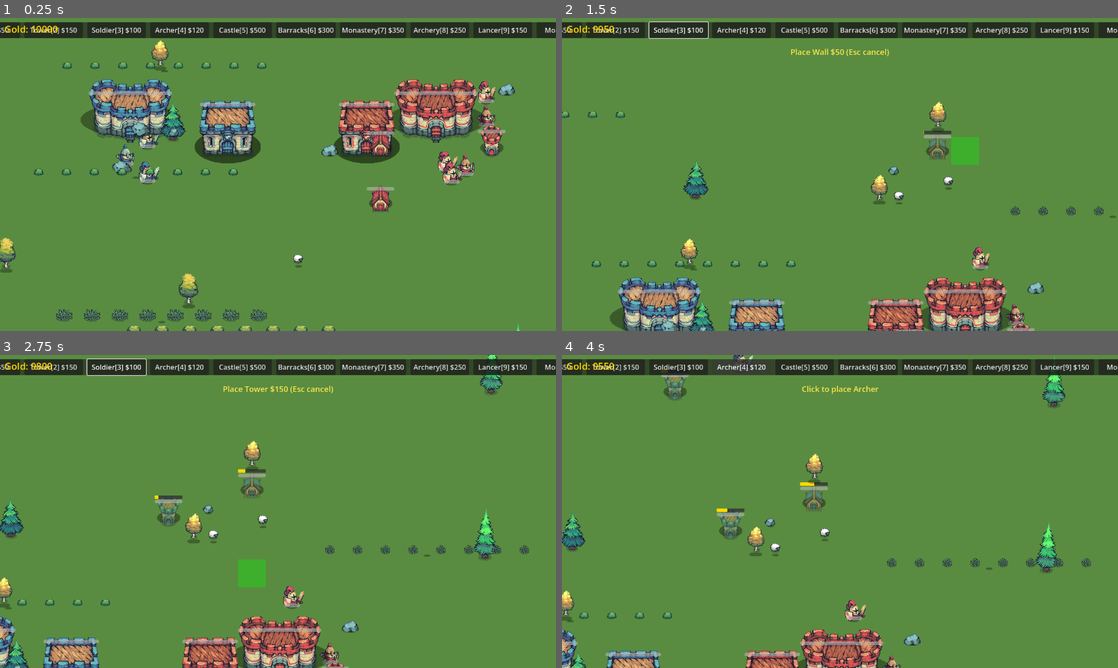
Above: before the commit, frames 1-4 (two rows, left to right).
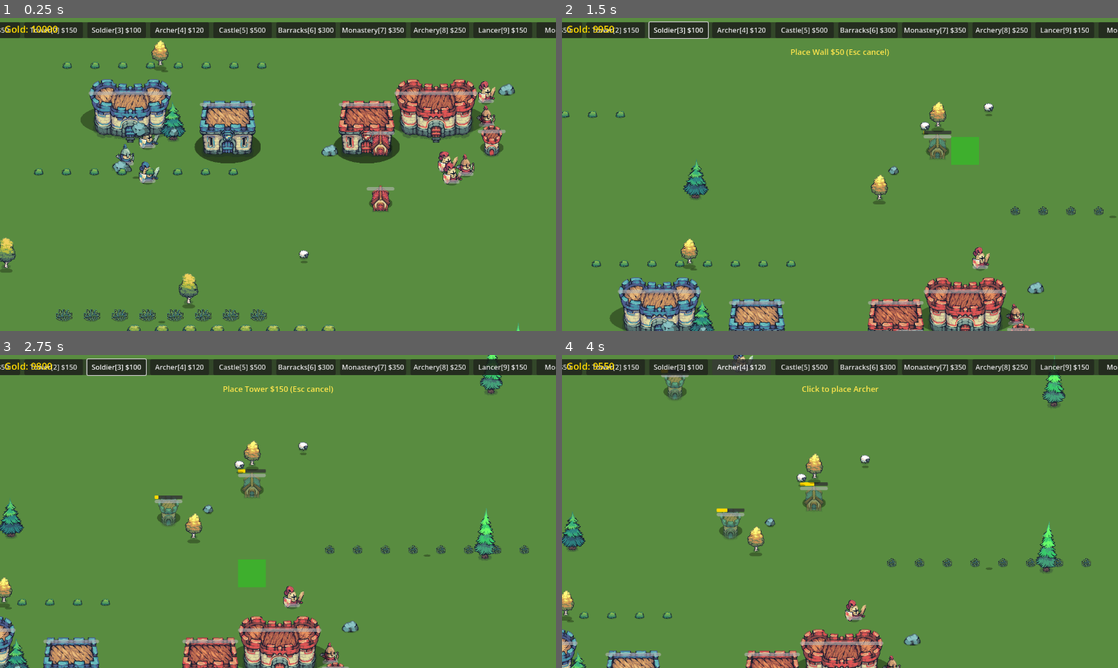
Above: after the commit, the same moments.

Repository: IguanaYu/godot_rts_start
Game: Godot game, scene res://scenes/main.tscn
Same seed, same stepped clock (60 frames per second), same inputs: the game is played once before the commit and once after it.
Inputs (mouse positions are in pixels of both pictures, inside the frame that each line leads up to):
- Up to frame 1 (0.25 s): no input
- Up to frame 2 (1.5 s): click "Tower[2] $150" at 0.5 s; tap Enter at 1.25 s; move the mouse to (962, 158) at 1.27 s; hold Right from 1.28 s (still down); tap 1 at 1.35 s; click (962, 158) at 1.42 s
- Up to frame 3 (2.75 s): tap 2 at 1.55 s; release Right at 2 s; drag from (166, 527) to (250, 574) at 2.02 s
- Up to frame 4 (4 s): click "Soldier[3] $100" at 2.75 s; click "Archer[4] $120" at 3.5 s

The runs differ from the first frame. In frame 1, less than 0.1% of the frame differs, in the area x 52-56%, y 74-80%; in frame 2, 0.2%; in frame 3, 0.2%, in the area x 37-56%, y 27-61%; in frame 4, 0.2%.

Commit message:
添加多地图关卡系统架构：数据驱动重构 + 修复CapturePoint/WaveManager bug
- 新增MapConfig资源类，支持数据驱动地图配置
- 新增VictoryCondition胜利条件基类，可扩展
- 新增WaveManager波次管理器，支持清波后再下一波模式
- 新增CapturePoint占领点系统
- 新增VictoryDestroyBase摧毁基地胜利条件
- 重构main.gd为数据驱动：动态UI/生成/胜利条件
- 新增地图2（基础进攻）场景和配置
- 修复CapturePoint Team枚举与Unit.Team不匹配
- 修复WaveManager无clear_then_next模式
- 修复环境生成范围硬编码，改用map_bounds动态计算

Diff:
--- /dev/null
+++ b/resources/map2_config.tres
@@ -0,0 +1,46 @@
+[gd_resource type="Resource" script_class="MapConfig" load_steps=2 format=3 uid="uid://m7f6k2n8o3p1q"]
+
+[ext_resource type="Script" path="res://scripts/map_config.gd" id="1_abc12"]
+
+[resource]
+script = ExtResource("1_abc12")
+map_name = "Basic Attack"
+map_bounds = Rect2(-500, -500, 2000, 1700)
+nav_bounds = Array[Vector2]([Vector2(-500, -500), Vector2(1500, -500), Vector2(1500, 1200), Vector2(-500, 1200)])
+initial_gold = 10000
+camera_start = Vector2(500, 350)
+
+player_units = Array[Dictionary]( [
+	{"type": 0, "pos": Vector2(200, 200)},
+	{"type": 0, "pos": Vector2(200, 280)},
+	{"type": 0, "pos": Vector2(200, 360)},
+	{"type": 1, "pos": Vector2(150, 240)},
+	{"type": 1, "pos": Vector2(150, 320)}
+] )
+
+player_buildings = Array[Dictionary]( [
+	{"type": 2, "grid_pos": Vector2i(1, 2)},
+	{"type": 3, "grid_pos": Vector2i(5, 3)}
+] )
+
+enemy_units = Array[Dictionary]( [
+	{"type": 0, "pos": Vector2(900, 200)},
+	{"type": 0, "pos": Vector2(900, 280)},
+	{"type": 0, "pos": Vector2(900, 360)},
+	{"type": 1, "pos": Vector2(950, 240)},
+	{"type": 1, "pos": Vector2(950, 320)}
+] )
+
+enemy_buildings = Array[Dictionary]( [
+	{"type": 2, "grid_pos": Vector2i(12, 2)},
+	{"type": 3, "grid_pos": Vector2i(10, 3)},
+	{"type": 1, "grid_pos": Vector2i(15, 4)},
+	{"type": 0, "grid_pos": Vector2i(11, 4)},
+	{"type": 0, "grid_pos": Vector2i(11, 6)}
+] )
+
+environment = {"trees": 15, "rocks": 10, "bushes": 12, "sheep": 5}
+
+available_items = Array[int]( [1, 2, 5, 6, 3, 4, 7, 8, 9, 10] )
+
+map_description = "Build your base and destroy the enemy castle to win!"
--- /dev/null
+++ b/scenes/maps/map_2.tscn
@@ -0,0 +1,64 @@
+[gd_scene load_steps=4 format=3 uid="uid://map2scene0001"]
+
+[ext_resource type="Script" path="res://scripts/main.gd" id="main_script"]
+[ext_resource type="Resource" path="res://resources/map2_config.tres" id="map2_config"]
+[ext_resource type="Script" path="res://scripts/victory_destroy_base.gd" id="victory_destroy_base"]
+
+[sub_resource type="NavigationPolygon" id="NavPoly_1"]
+vertices = PackedVector2Array(-500, -500, 1500, -500, 1500, 1200, -500, 1200)
+polygons = [PackedInt32Array(0, 1, 2, 3)]
+
+[node name="Map2" type="Node2D"]
+script = ExtResource("main_script")
+map_config = ExtResource("map2_config")
+
+[node name="Ground" type="ColorRect" parent="."]
+offset_left = -500.0
+offset_top = -500.0
+offset_right = 1500.0
+offset_bottom = 1200.0
+color = Color(0.35, 0.55, 0.25, 1)
+
+[node name="NavigationRegion2D" type="NavigationRegion2D" parent="."]
+navigation_polygon = SubResource("NavPoly_1")
+
+[node name="Camera2D" type="Camera2D" parent="."]
+
+[node name="PlayerUnits" type="Node2D" parent="."]
+
+[node name="EnemyUnits" type="Node2D" parent="."]
+
+[node name="Buildings" type="Node2D" parent="."]
+
+[node name="SelectionBox" type="ColorRect" parent="."]
+visible = false
+color = Color(0.4, 0.7, 1, 0.25)
+mouse_filter = 2
+
+[node name="PreviewRect" type="ColorRect" parent="."]
+visible = false
+color = Color(0, 1, 0, 0.3)
+mouse_filter = 2
+
+[node name="ResultLabel" type="Label" parent="."]
+offset_left = 350.0
+offset_top = 300.0
+offset_right = 650.0
+offset_bottom = 400.0
+theme_override_font_sizes/font_size = 48
+horizontal_alignment = 1
+vertical_alignment = 1
+text = ""
+
+[node name="AttackMoveIndicator" type="Label" parent="."]
+offset_left = 10.0
+offset_top = 10.0
+offset_right = 200.0
+offset_bottom = 40.0
+theme_override_colors/font_color = Color(1, 0.8, 0.2, 1)
+theme_override_font_sizes/font_size = 20
+text = "Attack Move (Click)"
+visible = false
+
+[node name="VictoryDestroyBase" type="Node" parent="."]
+script = ExtResource("victory_destroy_base")
--- /dev/null
+++ b/scripts/capture_point.gd
@@ -0,0 +1,146 @@
+class_name CapturePoint
+extends Area2D
+
+const UnitScript := preload("res://scripts/unit.gd")
+
+enum RewardType { GOLD, UNITS, CUSTOM }
+
+@export var capture_radius: float = 100.0
+@export var capture_speed: float = 20.0  # Progress per second when dominant
+
+@export var reward_type: RewardType = RewardType.GOLD
+@export var reward_gold: int = 500
+@export var reward_units: Array[Dictionary] = []
+@export var reward_custom: String = ""
+
+# Trigger conditions
+@export var trigger_on_start: bool = true
+@export var trigger_on_kill_all: bool = false
+@export var trigger_on_destroy_building: NodePath = ""
+
+var capture_progress: float = 0.0  # 0 to 100
+var capturing_team: int = -1  # -1=neutral, 0=player, 1=enemy (matches Unit.Team)
+var captured_by: int = -1
+var is_active: bool = false
+
+var game_controller: Node2D = null
+
+signal captured(team: int)
+signal capture_progress_changed(team: int, progress: float)
+
+func _ready() -> void:
+	body_entered.connect(_on_body_entered)
+	body_exited.connect(_on_body_exited)
+
+	# Setup collision
+	var collision := CollisionShape2D.new()
+	var shape := CircleShape2D.new()
+	shape.radius = capture_radius
+	collision.shape = shape
+	add_child(collision)
+
+	# Setup visual
+	_setup_visual()
+
+	if trigger_on_start:
+		activate()
+
+func _setup_visual() -> void:
+	var sprite := ColorRect.new()
+	sprite.name = "CaptureRing"
+	sprite.size = Vector2(capture_radius * 2, capture_radius * 2)
+	sprite.position = Vector2(-capture_radius, -capture_radius)
+	sprite.color = Color(1, 1, 1, 0.1)
+	sprite.z_index = 5
+	add_child(sprite)
+
+func set_game_controller(gc: Node2D) -> void:
+	game_controller = gc
+
+func activate() -> void:
+	is_active = true
+	visible = true
+
+func deactivate() -> void:
+	is_active = false
+	visible = false
+
+func _process(delta: float) -> void:
+	if not is_active:
+		return
+
+	var player_count := 0
+	var enemy_count := 0
+
+	for body in get_overlapping_bodies():
+		if not body is CharacterBody2D:
+			continue
+		if body.has_method("is_dead") and body.is_dead():
+			continue
+		if body.has_method("get"):
+			var team = body.get("team")
+			if team == UnitScript.Team.PLAYER:
+				player_count += 1
+			elif team == UnitScript.Team.ENEMY:
+				enemy_count += 1
+
+	# Determine dominant team
+	var dominant_team := -1
+	if player_count > enemy_count:
+		dominant_team = UnitScript.Team.PLAYER
+	elif enemy_count > player_count:
+		dominant_team = UnitScript.Team.ENEMY
+
+	# Update capture progress
+	if dominant_team != -1:
+		if captured_by == -1 or captured_by == dominant_team:
+			capture_progress += capture_speed * delta
+		else:
+			capture_progress -= capture_speed * delta * 1.5
+
+		capture_progress = clamp(capture_progress, 0.0, 100.0)
+		capturing_team = dominant_team
+
+		capture_progress_changed.emit(capturing_team, capture_progress)
+
+		# Check capture complete
+		if capture_progress >= 100.0 and captured_by != capturing_team:
+			captured_by = capturing_team
+			captured.emit(captured_by)
+			_grant_reward()
+	else:
+		if captured_by == -1:
+			capture_progress = max(0.0, capture_progress - capture_speed * delta * 0.5)
+
+func _grant_reward() -> void:
+	if game_controller == null:
+		return
+
+	match reward_type:
+		RewardType.GOLD:
+			if game_controller.has_method("add_gold"):
+				game_controller.call("add_gold", reward_gold)
+		RewardType.UNITS:
+			if game_controller.has_method("spawn_unit_near"):
+				for unit_data in reward_units:
+					var type = unit_data.get("type", 0)
+					var count = unit_data.get("count", 1)
+					for i in count:
+						game_controller.call("spawn_unit_near", type, global_position, captured_by)
+		RewardType.CUSTOM:
+			pass
+
+func _on_body_entered(body: Node2D) -> void:
+	pass
+
+func _on_body_exited(body: Node2D) -> void:
+	pass
+
+func get_capture_progress() -> float:
+	return capture_progress
+
+func get_captured_by() -> int:
+	return captured_by
+
+func is_captured() -> bool:
+	return captured_by != -1
--- a/scripts/main.gd
+++ b/scripts/main.gd
@@ -2,8 +2,17 @@
 
 const UnitScript := preload("res://scripts/unit.gd")
 const BuildingScript := preload("res://scripts/building.gd")
+const MapConfigScript := preload("res://scripts/map_config.gd")
 const GRID_SIZE := 64
-const NAV_BOUNDS := [Vector2(-500, -500), Vector2(1500, -500), Vector2(1500, 1200), Vector2(-500, 1200)]
+
+# Map configuration - set in scene or loaded from config
+@export var map_config: MapConfigScript = null
+
+# Victory condition node reference
+var victory_condition: VictoryCondition = null
+
+# Fallback defaults if no config loaded
+var NAV_BOUNDS := [Vector2(-500, -500), Vector2(1500, -500), Vector2(1500, 1200), Vector2(-500, 1200)]
 
 enum PlaceMode { NONE, WALL, TOWER, CASTLE, BARRACKS, SOLDIER, ARCHER, MONASTERY, ARCHERY_RANGE, LANCER, MONK_UNIT }
 
@@ -55,6 +64,9 @@
 var gold: int = 10000
 var gold_label: Label
 
+# Dynamic key mapping (filled in _ready based on available_items)
+var key_to_mode: Dictionary = {}
+
 # === 相机控制 ===
 var camera_speed: float = 600.0
 var edge_margin: float = 30.0
@@ -71,16 +83,48 @@
 	result_label.visible = false
 	attack_move_indicator.visible = false
 	preview_rect.visible = false
+
+	# Load map config if set
+	_load_from_config()
+
 	_create_ui()
-	_spawn_initial()
+	_spawn_from_config()
 	_create_grid()
 	_spawn_environment()
+
+	# Setup victory condition
+	_setup_victory_condition()
 
 	# 相机平滑设置
 	camera.position_smoothing_enabled = true
 	camera.position_smoothing_speed = 10.0
 
+	# Set camera start position
+	if map_config != null:
+		camera.position = map_config.camera_start
+
 	await get_tree().process_frame
+
+func _load_from_config() -> void:
+	if map_config == null:
+		return
+
+	# Update constants from config
+	NAV_BOUNDS = map_config.nav_bounds
+	map_bounds = map_config.map_bounds
+	gold = map_config.initial_gold
+
+func _setup_victory_condition() -> void:
+	# Find VictoryCondition child node
+	for child in get_children():
+		if child is VictoryCondition:
+			victory_condition = child
+			victory_condition.game_ended.connect(_on_game_ended)
+			break
+
+func _on_game_ended(result: String) -> void:
+	result_label.text = "Victory!" if result == "victory" else "Defeat!"
+	result_label.visible = true
 
 
 func _create_grid() -> void:
@@ -90,10 +134,14 @@
 	container.visible = false
 	add_child(container)
 	move_child(container, 1)
-	var start_x := -500
-	var start_y := -500
-	var end_x := 1500
-	var end_y := 1200
+
+	# Get bounds from config or use defaults
+	var bounds: Rect2 = map_bounds
+	var start_x := bounds.position.x
+	var start_y := bounds.position.y
+	var end_x := bounds.end.x
+	var end_y := bounds.end.y
+
 	var color := Color(1, 1, 1, 0.2)
 	var x := start_x
 	while x <= end_x:
@@ -132,26 +180,66 @@
 	hbox.add_theme_constant_override("separation", 10)
 	panel.add_child(hbox)
 
-	var buttons_data := [
-		{"mode": PlaceMode.WALL, "text": "Wall[1] $50", "key": KEY_1},
-		{"mode": PlaceMode.TOWER, "text": "Tower[2] $150", "key": KEY_2},
-		{"mode": PlaceMode.SOLDIER, "text": "Soldier[3] $100", "key": KEY_3},
-		{"mode": PlaceMode.ARCHER, "text": "Archer[4] $120", "key": KEY_4},
-		{"mode": PlaceMode.CASTLE, "text": "Castle[5] $500", "key": KEY_5},
-		{"mode": PlaceMode.BARRACKS, "text": "Barracks[6] $300", "key": KEY_6},
-		{"mode": PlaceMode.MONASTERY, "text": "Monastery[7] $350", "key": KEY_7},
-		{"mode": PlaceMode.ARCHERY_RANGE, "text": "Archery[8] $250", "key": KEY_8},
-		{"mode": PlaceMode.LANCER, "text": "Lancer[9] $150", "key": KEY_9},
-		{"mode": PlaceMode.MONK_UNIT, "text": "Monk[0] $80", "key": KEY_0},
-	]
-
-	for data in buttons_data:
+	# Get available items from config or use all
+	var available_items: Array[int]
+	if map_config != null and not map_config.available_items.is_empty():
+		available_items = map_config.available_items
+	else:
+		# Default: all items
+		available_items = [
+			PlaceMode.WALL, PlaceMode.TOWER, PlaceMode.SOLDIER, PlaceMode.ARCHER,
+			PlaceMode.CASTLE, PlaceMode.BARRACKS, PlaceMode.MONASTERY,
+			PlaceMode.ARCHERY_RANGE, PlaceMode.LANCER, PlaceMode.MONK_UNIT
+		]
+
+	# Key mapping
+	var key_mapping := {
+		PlaceMode.WALL: KEY_1,
+		PlaceMode.TOWER: KEY_2,
+		PlaceMode.SOLDIER: KEY_3,
+		PlaceMode.ARCHER: KEY_4,
+		PlaceMode.CASTLE: KEY_5,
+		PlaceMode.BARRACKS: KEY_6,
+		PlaceMode.MONASTERY: KEY_7,
+		PlaceMode.ARCHERY_RANGE: KEY_8,
+		PlaceMode.LANCER: KEY_9,
+		PlaceMode.MONK_UNIT: KEY_0,
+	}
+
+	var key_names := {
+		PlaceMode.WALL: "1", PlaceMode.TOWER: "2", PlaceMode.SOLDIER: "3",
+		PlaceMode.ARCHER: "4", PlaceMode.CASTLE: "5", PlaceMode.BARRACKS: "6",
+		PlaceMode.MONASTERY: "7", PlaceMode.ARCHERY_RANGE: "8", PlaceMode.LANCER: "9",
+		PlaceMode.MONK_UNIT: "0"
+	}
+
+	var mode_names := {
+		PlaceMode.WALL: "Wall", PlaceMode.TOWER: "Tower", PlaceMode.SOLDIER: "Soldier",
+		PlaceMode.ARCHER: "Archer", PlaceMode.CASTLE: "Castle", PlaceMode.BARRACKS: "Barracks",
+		PlaceMode.MONASTERY: "Monastery", PlaceMode.ARCHERY_RANGE: "Archery",
+		PlaceMode.LANCER: "Lancer", PlaceMode.MONK_UNIT: "Monk"
+	}
+
+	# Generate buttons dynamically
+	var key_index := 0
+	var key_list := [KEY_1, KEY_2, KEY_3, KEY_4, KEY_5, KEY_6, KEY_7, KEY_8, KEY_9, KEY_0]
+
+	for mode in available_items:
+		var cost: int = COSTS.get(mode, 0)
+		var mode_name: String = mode_names.get(mode, "Unknown")
+		var key_key: Key = key_list[key_index] if key_index < key_list.size() else KEY_0
+
 		var btn := Button.new()
-		btn.text = data.text
+		btn.text = "%s[%d] $%d" % [mode_name, (key_index + 1) % 10, cost]
 		btn.custom_minimum_size = Vector2(135, 36)
-		btn.pressed.connect(func(): _enter_place_mode(data.mode))
+		btn.pressed.connect(func(): _enter_place_mode(mode))
 		hbox.add_child(btn)
-		ui_buttons[data.mode] = btn
+		ui_buttons[mode] = btn
+
+		# Build key mapping
+		key_to_mode[key_key] = mode
+
+		key_index += 1
 
 	canvas.add_child(panel)
 
@@ -239,6 +327,37 @@
 	_place_building(BuildingScript.BuildingType.WALL, BuildingScript.Team.ENEMY, Vector2i(11, 4))
 	_place_building(BuildingScript.BuildingType.WALL, BuildingScript.Team.ENEMY, Vector2i(11, 6))
 
+# Spawn units and buildings from config
+func _spawn_from_config() -> void:
+	if map_config == null:
+		# Fallback to old hardcoded spawn
+		_spawn_initial()
+		return
+
+	# Spawn player units
+	for spawn in map_config.player_units:
+		var unit := _create_unit(spawn.type, UnitScript.Team.PLAYER, spawn.pos)
+		player_units_node.add_child(unit)
+		unit.add_to_group("player_units")
+
+	# Spawn enemy units
+	for spawn in map_config.enemy_units:
+		var unit := _create_unit(spawn.type, UnitScript.Team.ENEMY, spawn.pos)
+		enemy_units_node.add_child(unit)
+		unit.add_to_group("enemy_units")
+		var ai := Node2D.new()
+		ai.name = "EnemyAI"
+		ai.set_script(load("res://scripts/enemy_ai.gd"))
+		unit.add_child(ai)
+
+	# Spawn player buildings
+	for spawn in map_config.player_buildings:
+		_place_building(spawn.type, BuildingScript.Team.PLAYER, spawn.grid_pos)
+
+	# Spawn enemy buildings
+	for spawn in map_config.enemy_buildings:
+		_place_building(spawn.type, BuildingScript.Team.ENEMY, spawn.grid_pos)
+
 # --- 环境装饰 ---
 
 func _spawn_environment() -> void:
@@ -247,6 +366,25 @@
 	env_node.z_index = 1
 	add_child(env_node)
 	move_child(env_node, 1)
+
+	# Dynamic spawn range from map_bounds
+	var spawn_min_x: float = map_bounds.position.x + 100
+	var spawn_max_x: float = map_bounds.end.x - 100
+	var spawn_min_y: float = map_bounds.position.y + 100
+	var spawn_max_y: float = map_bounds.end.y - 100
+
+	# Get environment counts from config or use defaults
+	var tree_count := 15
+	var rock_count := 10
+	var bush_count := 12
+	var sheep_count := 5
+
+	if map_config != null:
+		var env := map_config.environment
+		tree_count = env.get("trees", 15)
+		rock_count = env.get("rocks", 10)
+		bush_count = env.get("bushes", 12)
+		sheep_count = env.get("sheep", 5)
 
 	# 树木
 	var tree_scene := load("res://scenes/tree.tscn")
@@ -256,9 +394,9 @@
 		"res://assets/environment/trees/Tree3.png",
 		"res://assets/environment/trees/Tree4.png",
 	]
-	for i in range(15):
+	for i in range(tree_count):
 		var tree: Node2D = tree_scene.instantiate()
-		var pos := Vector2(randf_range(-400, 1400), randf_range(-400, 1100))
+		var pos := Vector2(randf_range(spawn_min_x, spawn_max_x), randf_range(spawn_min_y, spawn_max_y))
 		tree.position = pos
 		tree.get_node("Sprite").texture = load(tree_textures[i % 4])
 		tree.get_node("Sprite").frame = randi() % 8
@@ -272,9 +410,9 @@
 		"res://assets/environment/rocks/Rock3.png",
 		"res://assets/environment/rocks/Rock4.png",
 	]
-	for i in range(10):
+	for i in range(rock_count):
 		var rock: Node2D = rock_scene.instantiate()
-		rock.position = Vector2(randf_range(-400, 1400), randf_range(-400, 1100))
+		rock.position = Vector2(randf_range(spawn_min_x, spawn_max_x), randf_range(spawn_min_y, spawn_max_y))
 		rock.get_node("Sprite").texture = load(rock_textures[i % 4])
 		env_node.add_child(rock)
 
@@ -286,17 +424,17 @@
 		"res://assets/environment/bushes/Bushe3.png",
 		"res://assets/environment/bushes/Bushe4.png",
 	]
-	for i in range(12):
+	for i in range(bush_count):
 		var bush: Node2D = bush_scene.instantiate()
-		bush.position = Vector2(randf_range(-400, 1400), randf_range(-400, 1100))
+		bush.position = Vector2(randf_range(spawn_min_x, spawn_max_x), randf_range(spawn_min_y, spawn_max_y))
 		bush.get_node("Sprite").texture = load(bush_textures[i % 4])
 		env_node.add_child(bush)
 
 	# 羊
 	var sheep_scene := load("res://scenes/sheep.tscn")
-	for i in range(5):
+	for i in range(sheep_count):
 		var sheep: Node2D = sheep_scene.instantiate()
-		sheep.position = Vector2(randf_range(-200, 1200), randf_range(-200, 1000))
+		sheep.position = Vector2(randf_range(spawn_min_x, spawn_max_x), randf_range(spawn_min_y, spawn_max_y))
 		env_node.add_child(sheep)
 
 # --- 网格工具 ---
@@ -570,6 +708,20 @@
 	if result_label.visible:
 		return
 
+	# Use victory_condition if available
+	if victory_condition != null:
+		var result := victory_condition.check()
+		if result == 1:
+			result_label.text = "Victory!"
+			result_label.visible = true
+		elif result == 2:
+			result_label.text = "Defeat!"
+			result_label.visible = true
+	else:
+		# Fallback to old hardcoded check
+		_fallback_check_victory()
+
+func _fallback_check_victory() -> void:
 	# 检查玩家城堡是否存活
 	var player_castle_alive := false
 	for b in get_tree().get_nodes_in_group("player_buildings"):
@@ -640,26 +792,9 @@
 				_stop_selected()
 			KEY_R:
 				get_tree().reload_current_scene()
-			KEY_1:
-				_enter_place_mode(PlaceMode.WALL)
-			KEY_2:
-				_enter_place_mode(PlaceMode.TOWER)
-			KEY_3:
-				_enter_place_mode(PlaceMode.SOLDIER)
-			KEY_4:
-				_enter_place_mode(PlaceMode.ARCHER)
-			KEY_5:
-				_enter_place_mode(PlaceMode.CASTLE)
-			KEY_6:
-				_enter_place_mode(PlaceMode.BARRACKS)
-			KEY_7:
-				_enter_place_mode(PlaceMode.MONASTERY)
-			KEY_8:
-				_enter_place_mode(PlaceMode.ARCHERY_RANGE)
-			KEY_9:
-				_enter_place_mode(PlaceMode.LANCER)
-			KEY_0:
-				_enter_place_mode(PlaceMode.MONK_UNIT)
+			KEY_1, KEY_2, KEY_3, KEY_4, KEY_5, KEY_6, KEY_7, KEY_8, KEY_9, KEY_0:
+				if key_to_mode.has(event.keycode):
+					_enter_place_mode(key_to_mode[event.keycode])
 			KEY_G:
 				show_grid = not show_grid
 				if grid_overlay:
@@ -844,3 +979,42 @@
 	var pos := Vector2(min(start.x, end.x), min(start.y, end.y))
 	var size := Vector2(abs(end.x - start.x), abs(end.y - start.y))
 	return Rect2(pos, size)
+
+# === Public methods for WaveManager, CapturePoint, etc. ===
+
+func spawn_enemy_wave(units: Array, wave_attack: bool = false, wave_target: Vector2 = Vector2.ZERO) -> void:
+	for unit_data in units:
+		var type: int = unit_data.get("type", 0)
+		var pos: Vector2 = unit_data.get("pos", Vector2.ZERO)
+		spawn_enemy_unit(type, pos, wave_attack, wave_target)
+
+func spawn_enemy_unit(type: int, pos: Vector2, wave_attack: bool = false, wave_target: Vector2 = Vector2.ZERO) -> void:
+	var unit := _create_unit(type, UnitScript.Team.ENEMY, pos)
+	enemy_units_node.add_child(unit)
+	unit.add_to_group("enemy_units")
+	var ai := Node2D.new()
+	ai.name = "EnemyAI"
+	ai.set_script(load("res://scripts/enemy_ai.gd"))
+	unit.add_child(ai)
+	if wave_attack and wave_target != Vector2.ZERO:
+		# Need to wait one frame for AI _ready to run
+		await get_tree().process_frame
+		ai.start_wave_attack(wave_target)
+
+func add_gold(amount: int) -> void:
+	gold += amount
+	_update_gold_display()
+
+func spawn_unit_near(type: int, pos: Vector2, team: int) -> void:
+	var offset := Vector2(randf_range(-50, 50), randf_range(-50, 50))
+	var unit := _create_unit(type, team, pos + offset)
+	if team == UnitScript.Team.PLAYER:
+		player_units_node.add_child(unit)
+		unit.add_to_group("player_units")
+	else:
+		enemy_units_node.add_child(unit)
+		unit.add_to_group("enemy_units")
+		var ai := Node2D.new()
+		ai.name = "EnemyAI"
+		ai.set_script(load("res://scripts/enemy_ai.gd"))
+		unit.add_child(ai)
--- /dev/null
+++ b/scripts/map_config.gd
@@ -0,0 +1,24 @@
+class_name MapConfig
+extends Resource
+
+@export var map_name: String = ""
+@export var map_bounds: Rect2 = Rect2(-500, -500, 2000, 1700)
+@export var nav_bounds: Array[Vector2] = [Vector2(-500, -500), Vector2(1500, -500), Vector2(1500, 1200), Vector2(-500, 1200)]
+@export var initial_gold: int = 10000
+@export var camera_start: Vector2 = Vector2(500, 350)
+
+# Player initial data
+@export var player_units: Array[Dictionary] = []
+@export var player_buildings: Array[Dictionary] = []
+
+# Enemy initial data
+@export var enemy_units: Array[Dictionary] = []
+@export var enemy_buildings: Array[Dictionary] = []
+
+# Environment counts
+@export var environment: Dictionary = {"trees": 15, "rocks": 10, "bushes": 12, "sheep": 5}
+
+# Available PlaceMode items for this map
+@export var available_items: Array[int] = []
+
+@export var map_description: String = ""
--- /dev/null
+++ b/scripts/victory_condition.gd
@@ -0,0 +1,15 @@
+class_name VictoryCondition
+extends Node
+
+signal game_ended(result: String)  # "victory" or "defeat"
+
+## Check the game state
+## Returns: 0 = ongoing, 1 = victory, 2 = defeat
+func check() -> int:
+	return 0
+
+func _emit_victory() -> void:
+	game_ended.emit("victory")
+
+func _emit_defeat() -> void:
+	game_ended.emit("defeat")
--- /dev/null
+++ b/scripts/victory_destroy_base.gd
@@ -0,0 +1,31 @@
+class_name VictoryDestroyBase
+extends VictoryCondition
+
+const BuildingScript := preload("res://scripts/building.gd")
+
+func _ready() -> void:
+	pass
+
+func check() -> int:
+	# Check if player castle is alive
+	var player_castle_alive := false
+	for b in get_tree().get_nodes_in_group("player_buildings"):
+		if b.has_method("is_dead") and not b.is_dead():
+			if b.building_type == BuildingScript.BuildingType.CASTLE:
+				player_castle_alive = true
+				break
+
+	# Check if enemy castle is alive
+	var enemy_castle_alive := false
+	for b in get_tree().get_nodes_in_group("enemy_buildings"):
+		if b.has_method("is_dead") and not b.is_dead():
+			if b.building_type == BuildingScript.BuildingType.CASTLE:
+				enemy_castle_alive = true
+				break
+
+	if not enemy_castle_alive:
+		return 1  # Victory
+	elif not player_castle_alive:
+		return 2  # Defeat
+
+	return 0  # Ongoing
--- /dev/null
+++ b/scripts/wave_manager.gd
@@ -0,0 +1,85 @@
+class_name WaveManager
+extends Node
+
+## Wave dictionary format:
+## {delay: float, units: Array[{type: int, pos: Vector2}],
+##  post_clear_delay: float, wave_attack: bool, wave_target: Vector2}
+@export var waves: Array[Dictionary] = []
+@export var clear_then_next: bool = false
+
+var current_wave: int = -1
+var wave_active: bool = false
+var wave_timer: Timer = null
+var game_controller: Node2D = null
+
+signal wave_started(wave_number: int)
+signal all_waves_completed
+
+func _ready() -> void:
+	wave_timer = Timer.new()
+	wave_timer.one_shot = true
+	wave_timer.timeout.connect(_on_wave_timer_timeout)
+	add_child(wave_timer)
+
+func set_game_controller(gc: Node2D) -> void:
+	game_controller = gc
+
+func start_waves() -> void:
+	if waves.is_empty():
+		return
+	current_wave = -1
+	wave_active = false
+	_start_next_wave()
+
+func _start_next_wave() -> void:
+	current_wave += 1
+	if current_wave >= waves.size():
+		all_waves_completed.emit()
+		return
+
+	var wave_data: Dictionary = waves[current_wave]
+	var delay: float = wave_data.get("delay", 0.0)
+
+	wave_timer.start(delay)
+	wave_started.emit(current_wave)
+
+func _on_wave_timer_timeout() -> void:
+	if current_wave < 0 or current_wave >= waves.size():
+		return
+
+	var wave_data: Dictionary = waves[current_wave]
+	var units: Array = wave_data.get("units", [])
+	var wave_attack: bool = wave_data.get("wave_attack", false)
+	var wave_target: Vector2 = wave_data.get("wave_target", Vector2.ZERO)
+
+	if game_controller != null and game_controller.has_method("spawn_enemy_wave"):
+		game_controller.call("spawn_enemy_wave", units, wave_attack, wave_target)
+
+	if clear_then_next:
+		wave_active = true
+	else:
+		_start_next_wave()
+
+func on_wave_cleared() -> void:
+	if not clear_then_next:
+		return
+
+	wave_active = false
+
+	var post_delay: float = 0.0
+	if current_wave >= 0 and current_wave < waves.size():
+		post_delay = waves[current_wave].get("post_clear_delay", 0.0)
+
+	if post_delay > 0:
+		wave_timer.start(post_delay)
+	else:
+		_start_next_wave()
+
+func get_current_wave_number() -> int:
+	return current_wave
+
+func get_total_waves() -> int:
+	return waves.size()
+
+func is_waves_complete() -> bool:
+	return current_wave >= waves.size() and not wave_active
